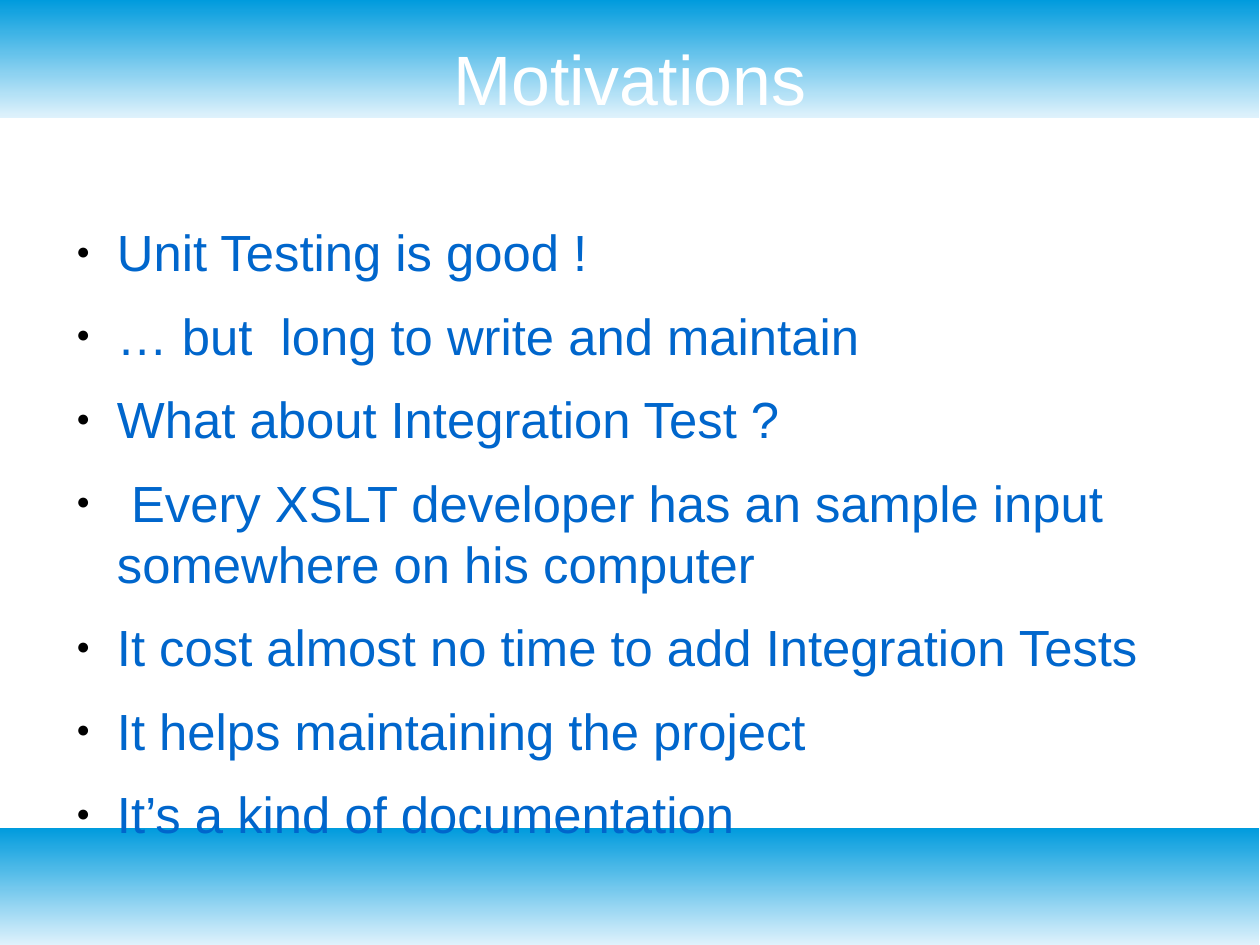
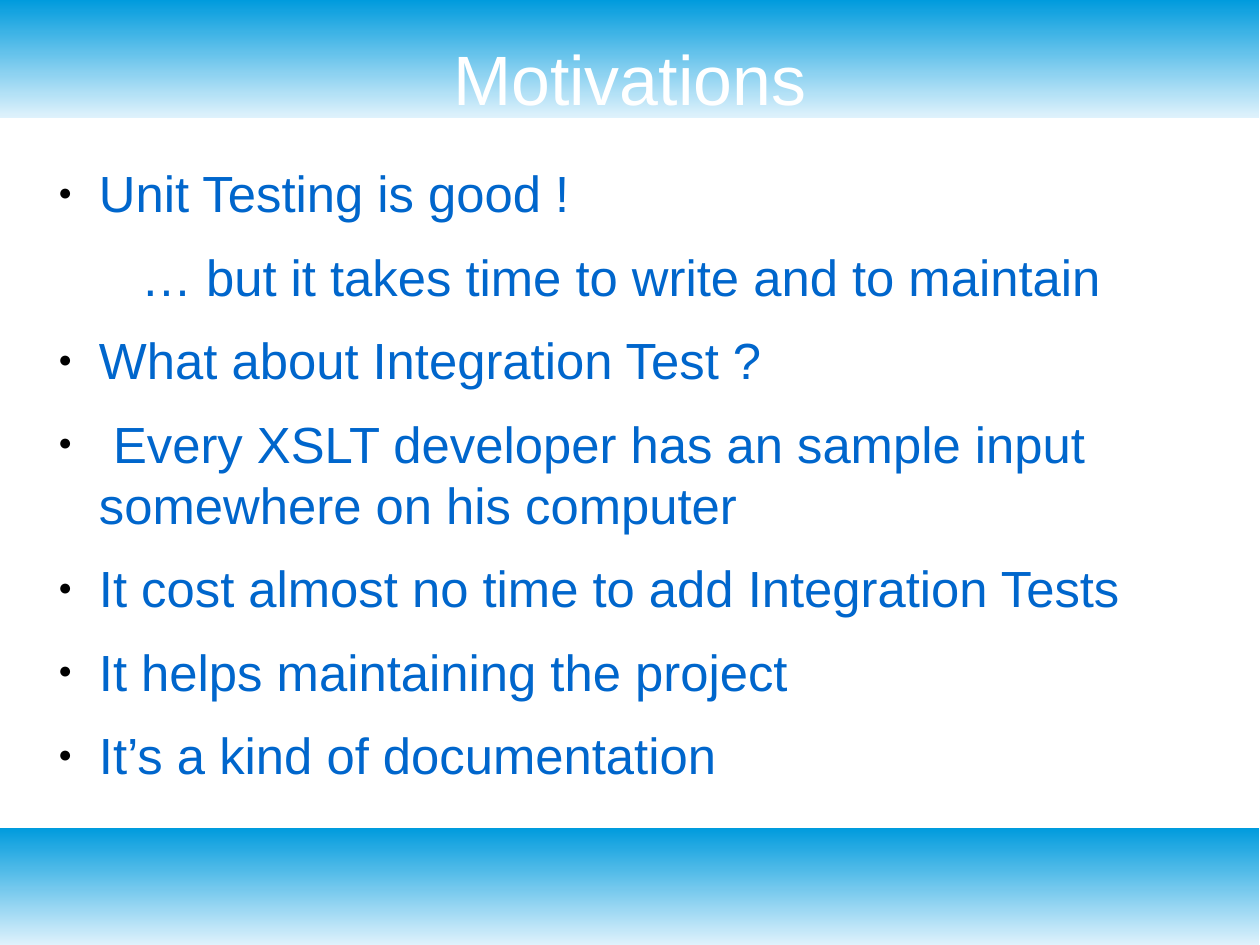
Before and after one commit to mricaud/xml-prague-2018-xspec-integration-testing, a slide deck: slide 3 of xml-prague-2018-xspec-user-meetup-it.odp (slide 2 before the commit). Drawn at 1260x945 pixels with LibreOffice and Linux fonts; fonts in the diff are those of the drawing; background and template pictures are left out. Boxes give left, top, right and bottom in pixels: in the first picture for what was removed or moved away, otherwise in the second. Text is boxed around its words. In the diff, an @@ line names an element or a change of style, - is before the commit and + after.

```diff
--- a/xml-prague-2018-xspec-user-meetup-it.odp
+++ b/xml-prague-2018-xspec-user-meetup-it.odp
@@ text "Unit Testing is good !": place and size @@
-text "Unit Testing is good !" at (117,234,1138,844)
+text "Unit Testing is good !" at (99,175,1120,775)
@@ text at (206,259,1100,297): text changed @@
-● … but long to write and maintain
+… but it takes time to write and to maintain
```
Also in this commit, not shown: 3 other slides changed, 3 slides added, 6 other files.
